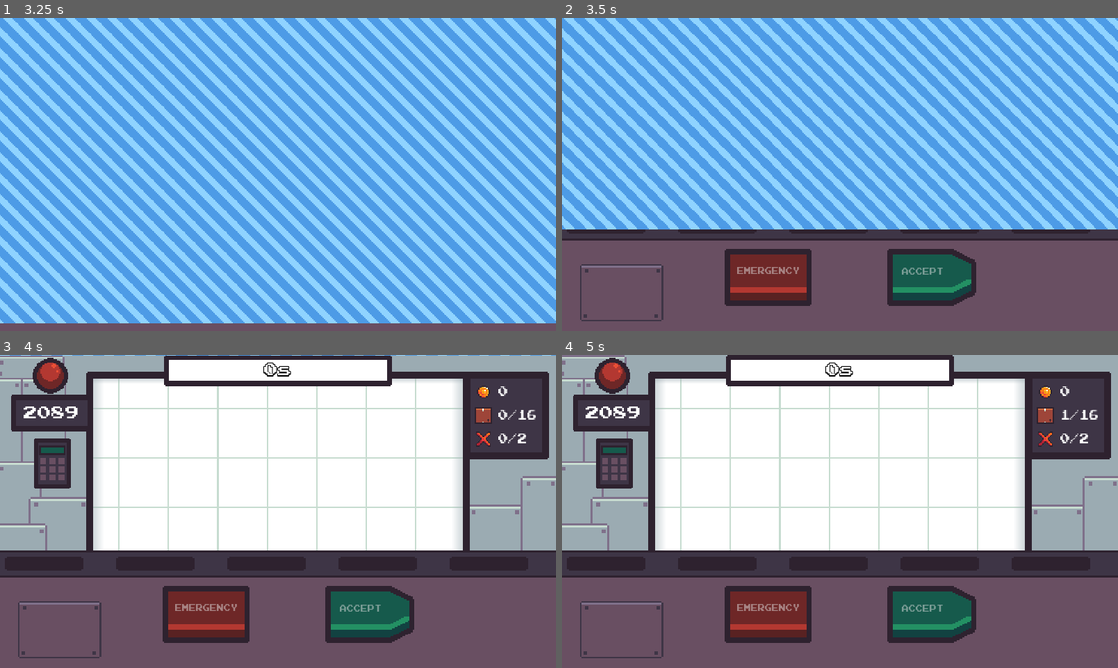
Above: before the commit, frames 1-4 (two rows, left to right).
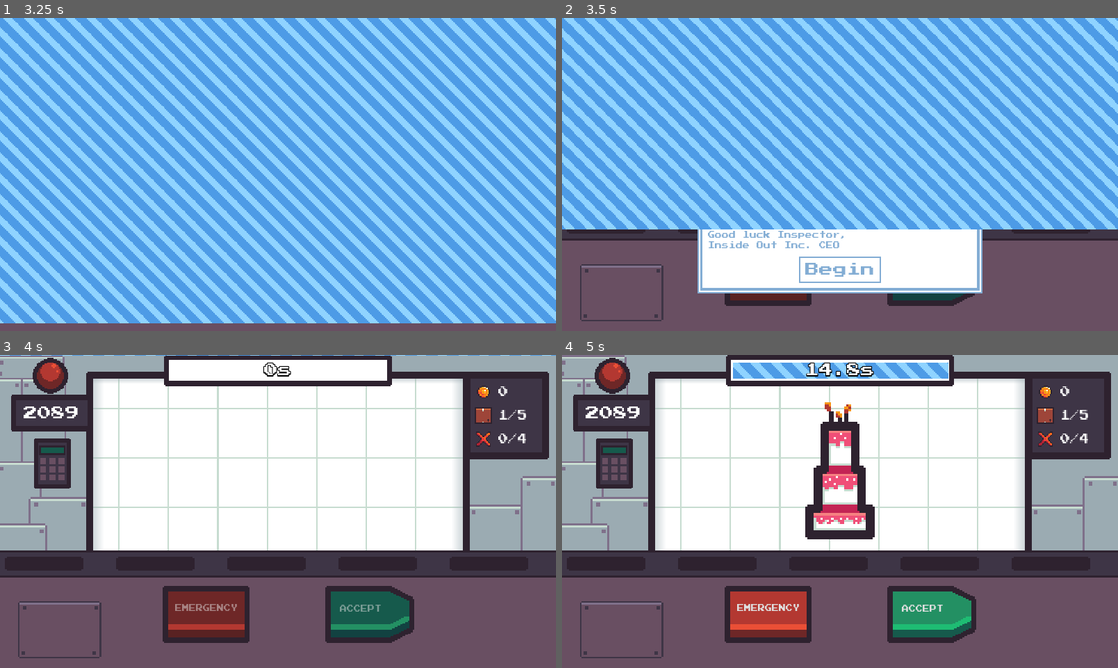
Above: after the commit, the same moments.

Repository: FixelDev/inside-out-inc
Game: Godot game, scene res://scenes/menu/menu.tscn
Two runs of this game, one before a commit and one after it. Both use one fixed random seed, a clock stepped at 60 frames per second and the inputs below.
Inputs (mouse positions are in pixels of both pictures, inside the frame that each line leads up to):
- Up to frame 1 (3.25 s): click "New Game" at 0.5 s; click "New Game" at 1.25 s; click "Start" at 2 s; click "Start" at 2.75 s
- Up to frame 2 (3.5 s): no input
- Up to frame 3 (4 s): click (278, 605) at 3.5 s, where only the run after the commit has a clickable "Begin"
- Up to frame 4 (5 s): move the mouse to (962, 495) at 4.27 s

Frame 1 is identical in both runs. In frame 2, 10% of the frame differs, in the area x 24-76%, y 67-88%; in frame 3, 0.1%; in frame 4, 8.3%.

Commit message:
Rebalanced days

Diff:
--- a/day/day1.tres
+++ b/day/day1.tres
@@ -10,8 +10,8 @@
 normal_time_left = 15.0
 emergency_time_left = 15.0
 package_type_odds = {
-"evil_package": 0.4,
-"normal_package": 0.6
+"evil_package": 0.45,
+"normal_package": 0.55
 }
 evil_package_odds = {
 "alien_in_package": 0.4,
--- a/day/day2.tres
+++ b/day/day2.tres
@@ -10,13 +10,13 @@
 normal_time_left = 10.0
 emergency_time_left = 10.0
 package_type_odds = {
-"evil_package": 0.6,
-"normal_package": 0.4
+"evil_package": 0.4,
+"normal_package": 0.6
 }
 evil_package_odds = {
-"alien_in_package": 0.35,
+"alien_in_package": 0.6,
 "alien_package": 0.4,
-"alien_parts_in_package": 0.25,
+"alien_parts_in_package": 0.0,
 "alien_parts_in_package_timer": 0.0
 }
 alien_parts_difficulty_odds = {
--- a/day/day3.tres
+++ b/day/day3.tres
@@ -7,11 +7,11 @@
 number = 3
 packages_amount = 8
 strikes_amount = 3
-normal_time_left = 8.0
-emergency_time_left = 7.0
+normal_time_left = 9.0
+emergency_time_left = 8.0
 package_type_odds = {
-"evil_package": 0.7,
-"normal_package": 0.3
+"evil_package": 0.6,
+"normal_package": 0.4
 }
 evil_package_odds = {
 "alien_in_package": 0.3,
@@ -20,9 +20,9 @@
 "alien_parts_in_package_timer": 0.1
 }
 alien_parts_difficulty_odds = {
-"alien_parts_easy": 1.0,
+"alien_parts_easy": 0.55,
 "alien_parts_hard": 0.0,
-"alien_parts_medium": 0.0
+"alien_parts_medium": 0.45
 }
 main_title = ""
 main_article = ""
--- a/day/day4.tres
+++ b/day/day4.tres
@@ -7,11 +7,11 @@
 number = 4
 packages_amount = 9
 strikes_amount = 2
-normal_time_left = 9.0
-emergency_time_left = 9.0
+normal_time_left = 8.0
+emergency_time_left = 7.0
 package_type_odds = {
-"evil_package": 0.8,
-"normal_package": 0.2
+"evil_package": 0.45,
+"normal_package": 0.55
 }
 evil_package_odds = {
 "alien_in_package": 0.2,
--- a/day/day5.tres
+++ b/day/day5.tres
@@ -10,8 +10,8 @@
 normal_time_left = 7.0
 emergency_time_left = 6.0
 package_type_odds = {
-"evil_package": 0.85,
-"normal_package": 0.15
+"evil_package": 0.65,
+"normal_package": 0.35
 }
 evil_package_odds = {
 "alien_in_package": 0.1,
--- a/day/day6.tres
+++ b/day/day6.tres
@@ -10,8 +10,8 @@
 normal_time_left = 6.0
 emergency_time_left = 5.0
 package_type_odds = {
-"evil_package": 0.9,
-"normal_package": 0.1
+"evil_package": 0.6,
+"normal_package": 0.4
 }
 evil_package_odds = {
 "alien_in_package": 0.0,
--- a/globals/day_manager/day_manager.gd
+++ b/globals/day_manager/day_manager.gd
@@ -3,7 +3,7 @@
 @export var days: Array[Day] = []
 
 var current_day: Day
-var current_day_index = 6
+var current_day_index = 0
 
 func _ready() -> void:
 	current_day = days[current_day_index]
